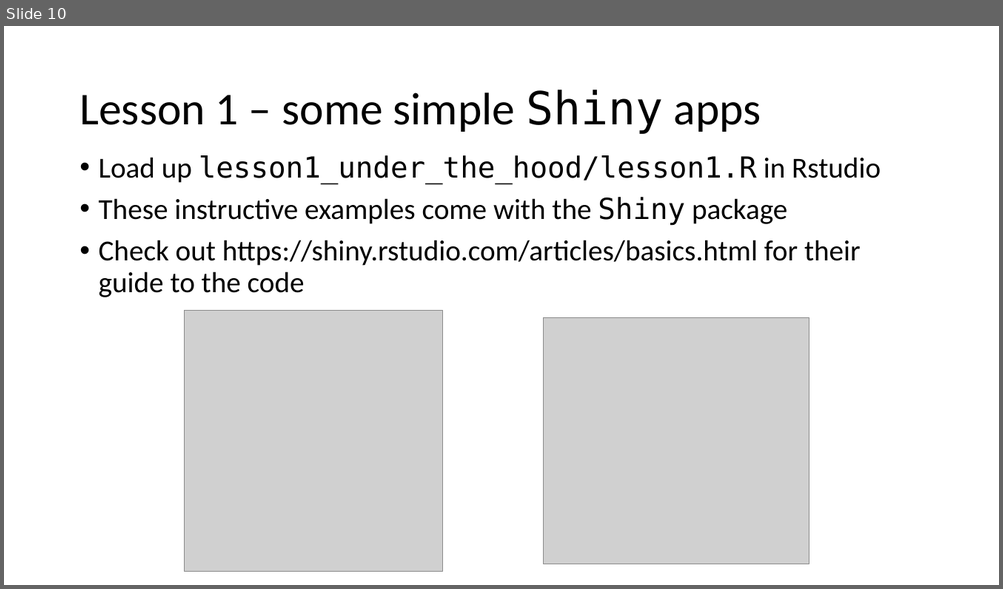
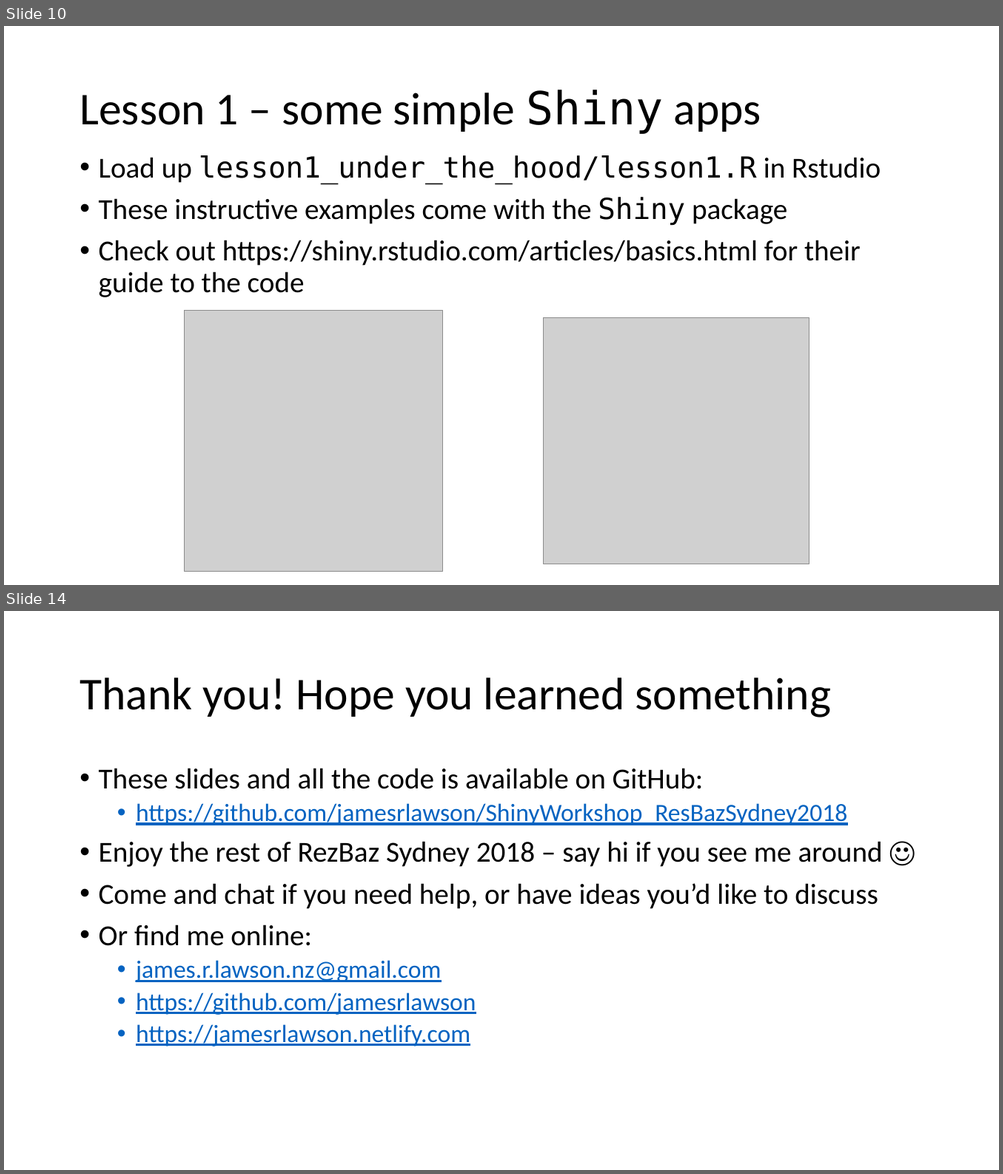
Before and after one commit to jamesrlawson/ShinyWorkshop_ResBazSydney2018, a slide deck: slides/Shiny_ResBazSydney2018.pptx. Shown one above the other, each under a label of ours: slide 10 before the commit, slides 10 and 14 after it; the slides between them are not shown. The pictures are 1003x589 and 1003x1174 pixels, drawn with LibreOffice and Linux fonts; fonts in the diff are those of the drawing; grey boxes stand for pictures. Boxes give left, top, right and bottom in pixels: in the first picture for what was removed or moved away, otherwise in the second. Text is boxed around its words. In the diff, an @@ line names an element or a change of style, - is before the commit and + after.

```diff
--- a/slides/Shiny_ResBazSydney2018.pptx
+++ b/slides/Shiny_ResBazSydney2018.pptx
@@ slide 14 added at [4,611,999,1170], background #FFFFFF @@
@@ title added at [79,678,831,718], 44 pt, text #000000 @@
+Thank you! Hope you learned something
@@ text added at [99,768,882,1047], 28 pt, text #000000 @@
+• These slides and all the code is available on GitHub:
+  • https://github.com/jamesrlawson/ShinyWorkshop_ResBazSydney2018
+• Enjoy the rest of RezBaz Sydney 2018 – say hi if you see me around ☺
+• Come and chat if you need help, or have ideas you’d like to discuss
+• Or find me online:
+  • james.r.lawson.nz@gmail.com
+  • https://github.com/jamesrlawson
+  • https://jamesrlawson.netlify.com
```
Also in this commit, not shown: 1 slide changed, 2 other slides added, 15 other files.
